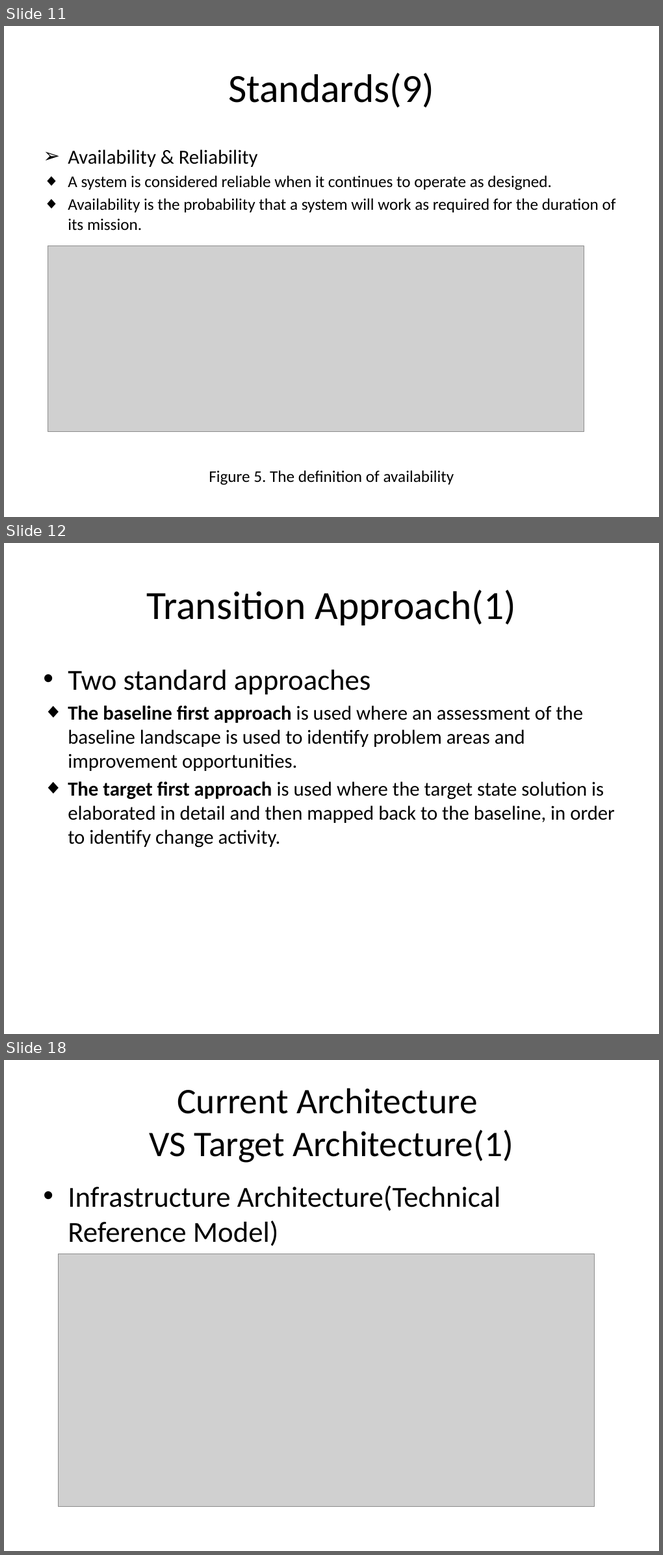
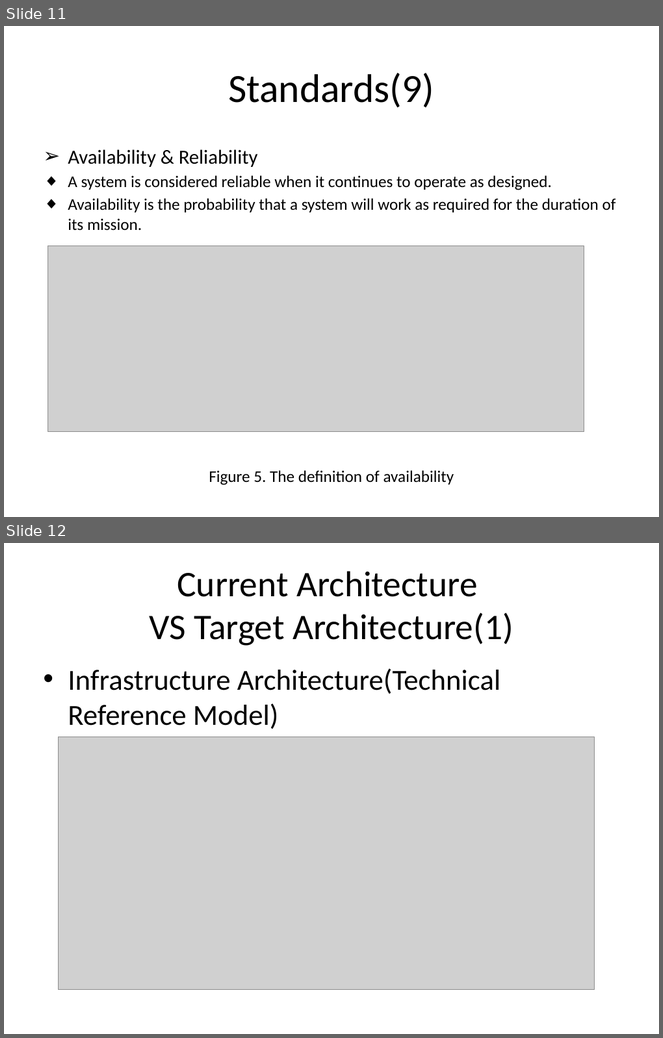
Before and after one commit to J2EEBeliever/INFS-774-LFreeman-JWang-NVilailack, a slide deck: INFS 774 Junxiang Technical Architecture.pptx. Shown one above the other, each under a label of ours: slides 11, 12 and 18 before the commit, slides 11 and 12 after it; the slides between them are not shown. The pictures are 663x1555 and 663x1038 pixels, drawn with LibreOffice and Linux fonts; fonts in the diff are those of the drawing; grey boxes stand for pictures; background and template pictures are left out. Boxes give left, top, right and bottom in pixels: in the first picture for what was removed or moved away, otherwise in the second. Text is boxed around its words. In the diff, an @@ line names an element or a change of style, - is before the commit and + after.

```diff
--- a/INFS 774 Junxiang Technical Architecture.pptx
+++ b/INFS 774 Junxiang Technical Architecture.pptx
@@ slide 12 removed at bbox=[4, 543, 659, 1034], background picture (left out) @@
@@ title removed at bbox=[146, 590, 516, 626] @@
-Transition Approach(1)
@@ text removed at bbox=[68, 670, 615, 848] @@
-• Two standard approaches
-◆ The baseline first approach is used where an assessment of the baseline landscape is used to identify problem areas and improvement opportunities.
-◆ The target first approach is used where the target state solution is elaborated in detail and then mapped back to the baseline, in order to identify change activity.
@@ what was slide 18 is now slide 12 @@
```
Also in this commit, not shown: 3 slides changed, 5 other slides removed, 1 other file.
